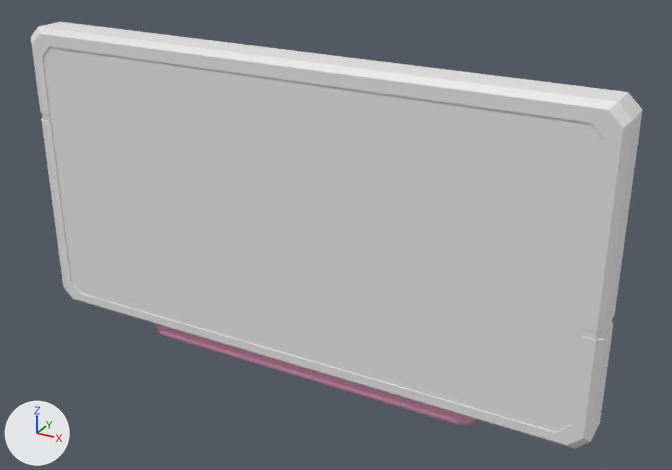
Renders of the FBX model Assets/Models/Modular Kit/Level Interactables/Wallrun14m.fbx from each side of a commit.
Both versions are drawn from a camera (50 mm lens) standing at (17.12, -16.93, 11.67) and looking at (7.85, -0.06, 3.24). Lighting does not change. The marker at lower left points along +X, +Y and +Z. Where no turn or scale is listed for an object, it has been applied to the vertices.
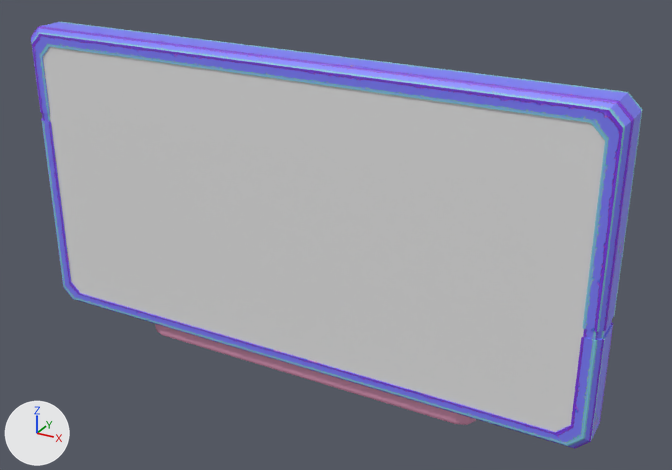
The edits, one by one:
Picture 'Plaster_Continuous_Normal.png' (img_plaster_continuous_normal_png) is new.
In material 'BillboardFrame' (mat_billboardframe), base_color is no longer (0.8, 0.8, 0.8), white #e7e7e7.
In material 'BillboardFrame' (mat_billboardframe), texture is now set to img_plaster_continuous_normal_png.
me_cube_054 has 96 vertices, 96 faces and spans x -0.14..14.11, y -0.86..0.09, z 0.01..7.3.
me_cube_054 is used by ob_cube_105; location (0.0, -0.03, 0.0).
me_cube_054 part 1: texture (UV) coordinates of 96 of 96 faces, centred in x -0.14..14.11, y -0.86..0.09, z 0.01..7.3, changed; they spanned u 0.25..0.75, v 0.0..1.0 and now span u -1.0..1.9, v 0.04..1.0.

Boxes [x1, y1, x2, y2] around the edits, measured in the pictures (672 x 470 px):
'Cube.105', surface changed (grey to blue)
    both: [31, 22, 642, 449]
